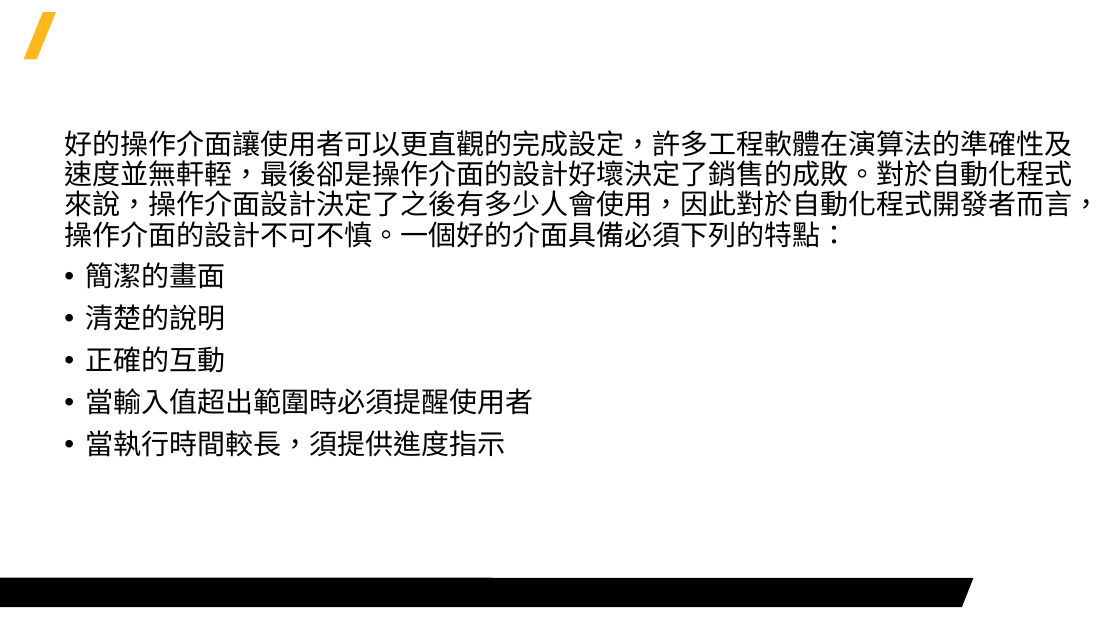
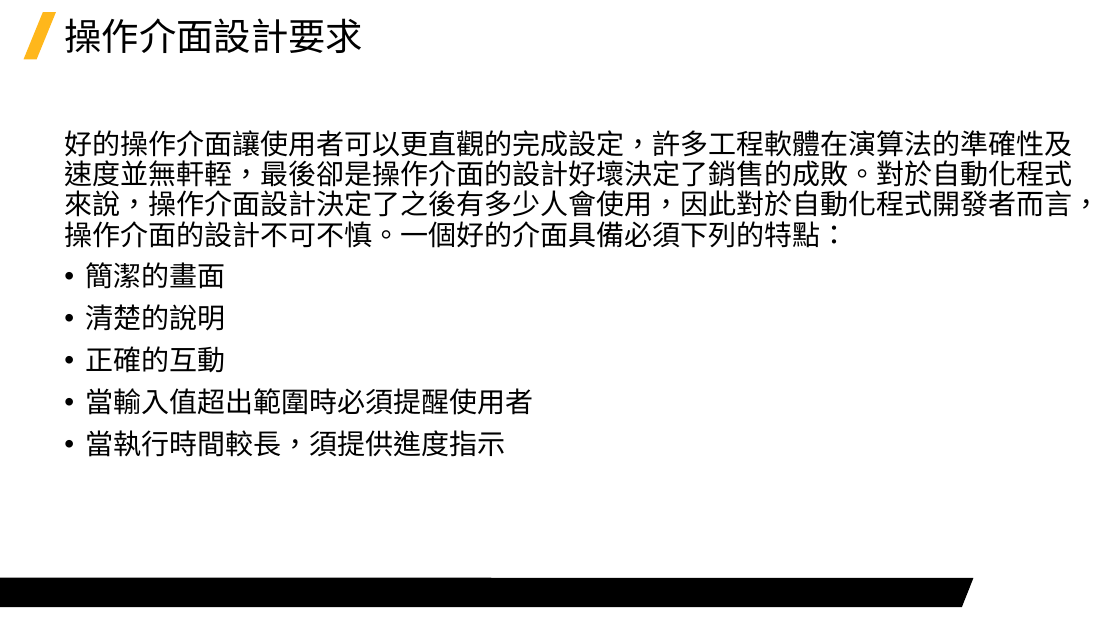
Before and after one commit to Jerrick-cheng/AEDT-Automation-Camp, a slide deck: slide 3 of 上課教材/Week5.pptx. Drawn at 1120x630 pixels with LibreOffice and Linux fonts; fonts in the diff are those of the drawing; background and template pictures are left out. Boxes give left, top, right and bottom in pixels: in the first picture for what was removed or moved away, otherwise in the second. Text is boxed around its words. In the diff, an @@ line names an element or a change of style, - is before the commit and + after.

```diff
--- a/上課教材/Week5.pptx
+++ b/上課教材/Week5.pptx
@@ title added at [64, 18, 363, 53], 32 pt, text #000000 @@
+操作介面設計要求
```
Also in this commit, not shown: 6 other slides changed, 2 slides added, 1 slide removed, 1 other file.
